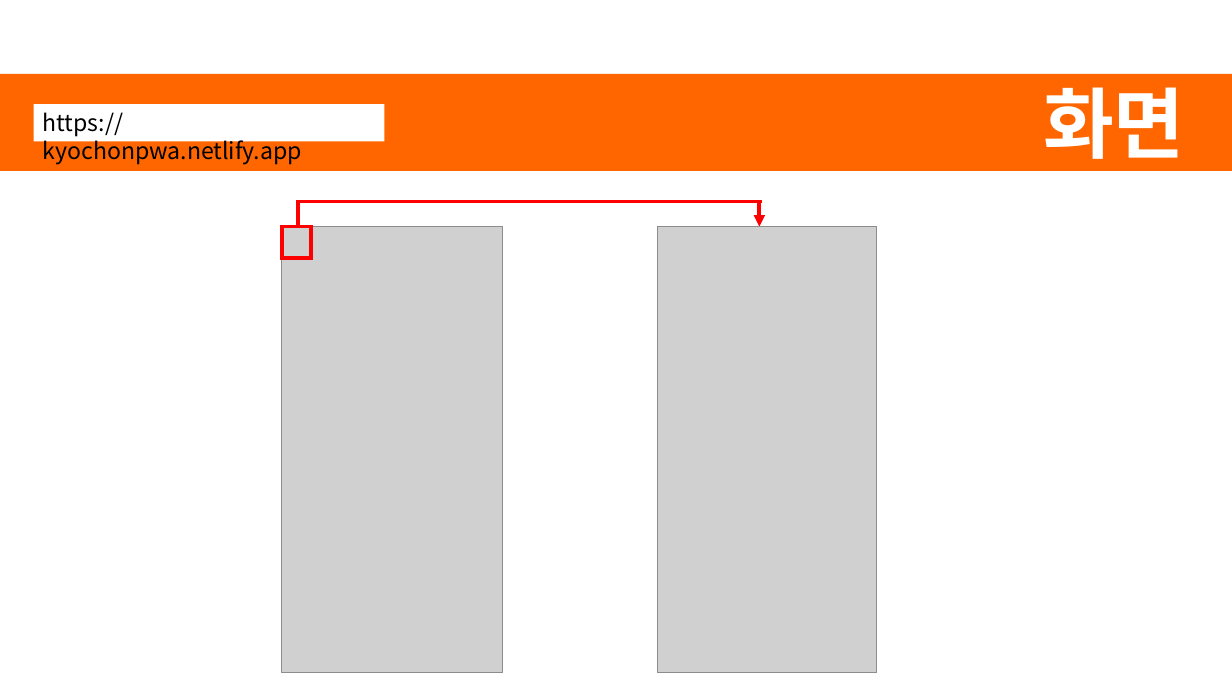
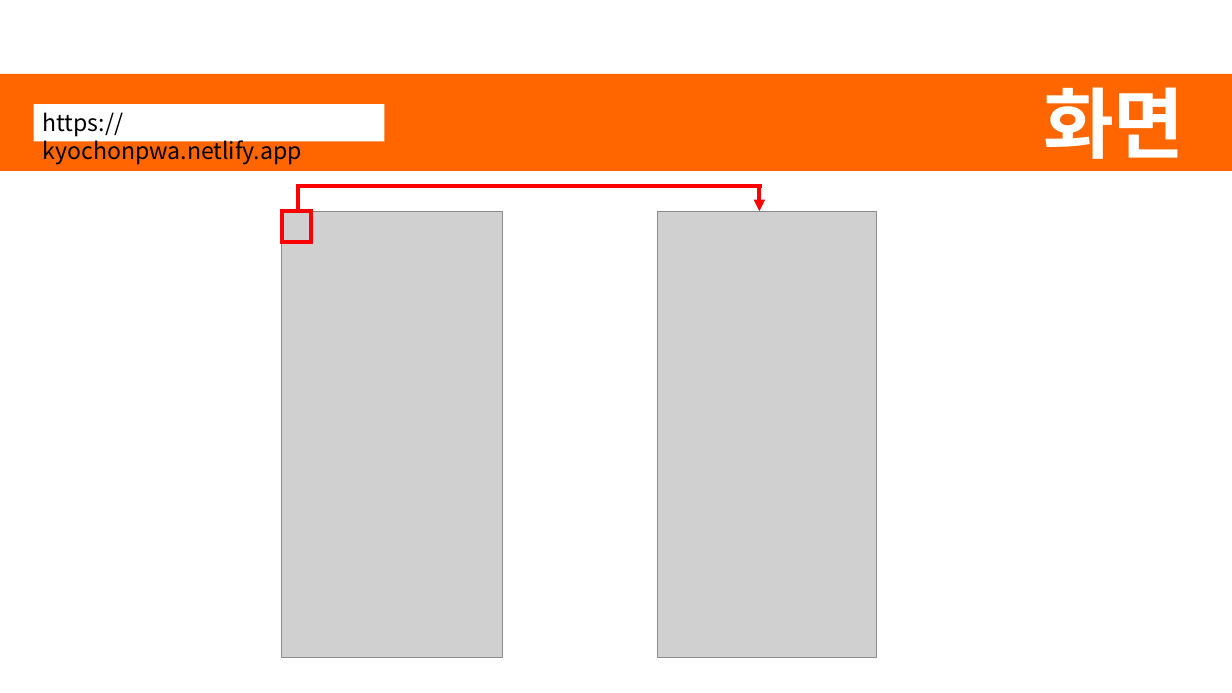
Before and after one commit to SWCheol/kyochon, a slide deck: slide 5 of kyochon.pptx (slide 7 before the commit). Drawn at 1232x693 pixels with LibreOffice and Linux fonts; fonts in the diff are those of the drawing; grey boxes stand for pictures. Boxes give left, top, right and bottom in pixels: in the first picture for what was removed or moved away, otherwise in the second. Text is boxed around its words. In the diff, an @@ line names an element or a change of style, - is before the commit and + after.

```diff
--- a/kyochon.pptx
+++ b/kyochon.pptx
@@ 2 pictures, 2 lines, 1 rectangle, 1 arrow: place and size @@
-2 pictures, 2 lines, 1 rectangle, 1 arrow at [282,201,877,673]
+2 pictures, 2 lines, 1 rectangle, 1 arrow at [282,187,877,658]
```
Also in this commit, not shown: 5 other slides changed, 5 slides added, 3 slides removed, 2 other files.
